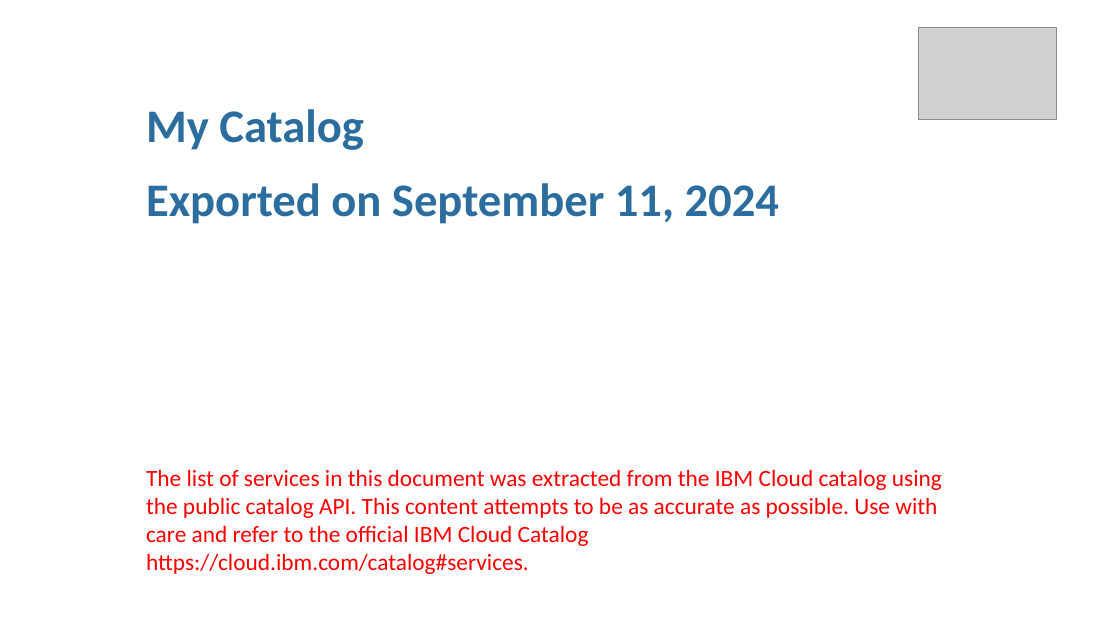
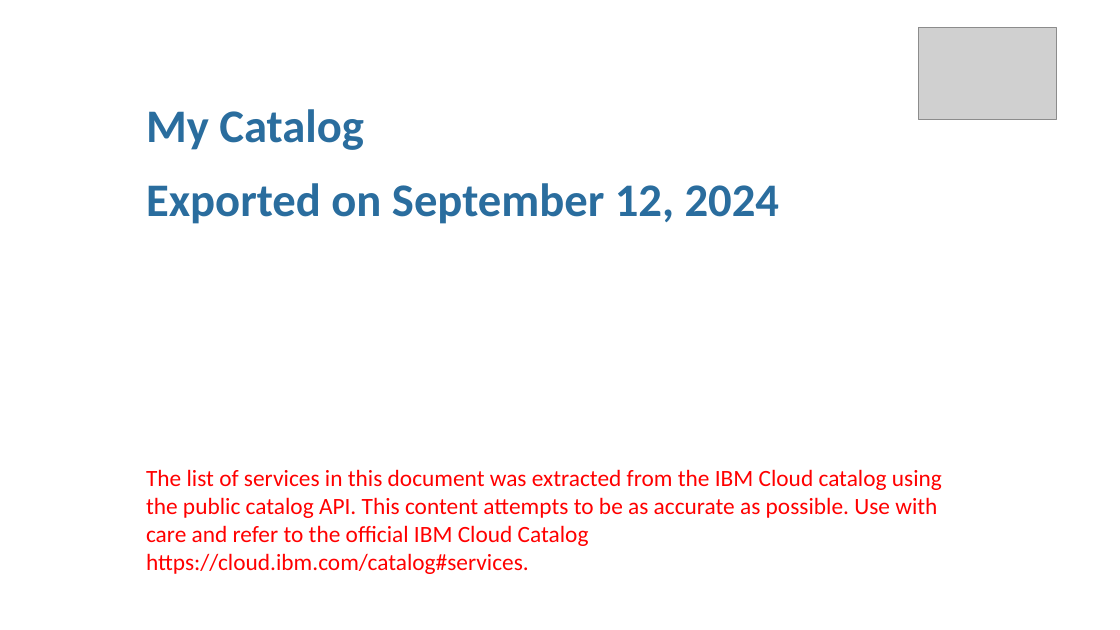
Before and after one commit to l2fprod/mycatalog, a slide deck: slide 1 of docs/generated/mycatalog.pptx. Drawn at 1120x630 pixels with LibreOffice and Linux fonts; fonts in the diff are those of the drawing; grey boxes stand for pictures. Boxes give left, top, right and bottom in pixels: in the first picture for what was removed or moved away, otherwise in the second. Text is boxed around its words. In the diff, an @@ line names an element or a change of style, - is before the commit and + after.

```diff
--- a/docs/generated/mycatalog.pptx
+++ b/docs/generated/mycatalog.pptx
@@ text at (146, 183, 779, 224): text changed @@
-Exported on September 11, 2024
+Exported on September 12, 2024
```
Also in this commit, not shown: 7 other files.
